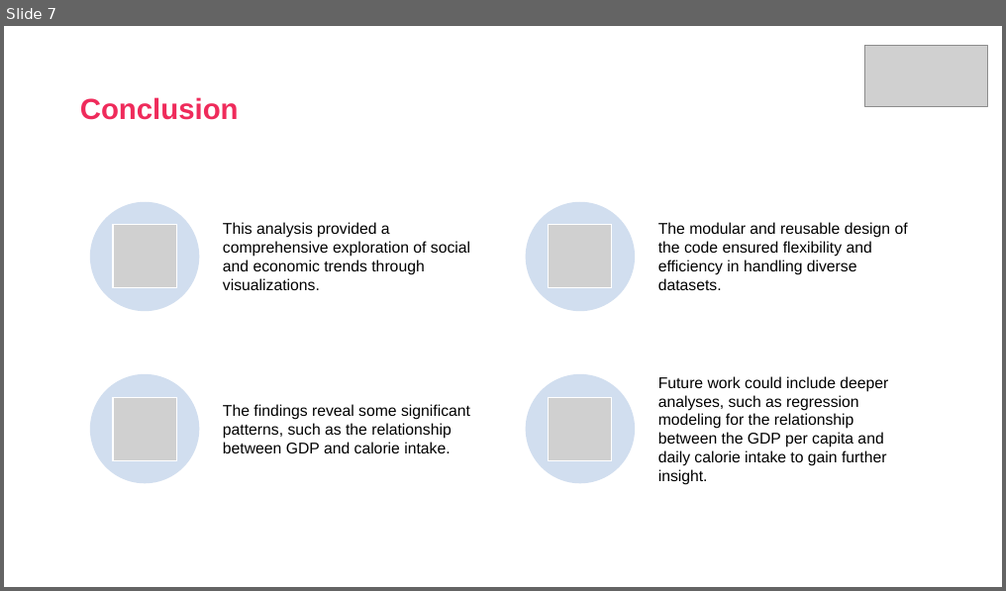
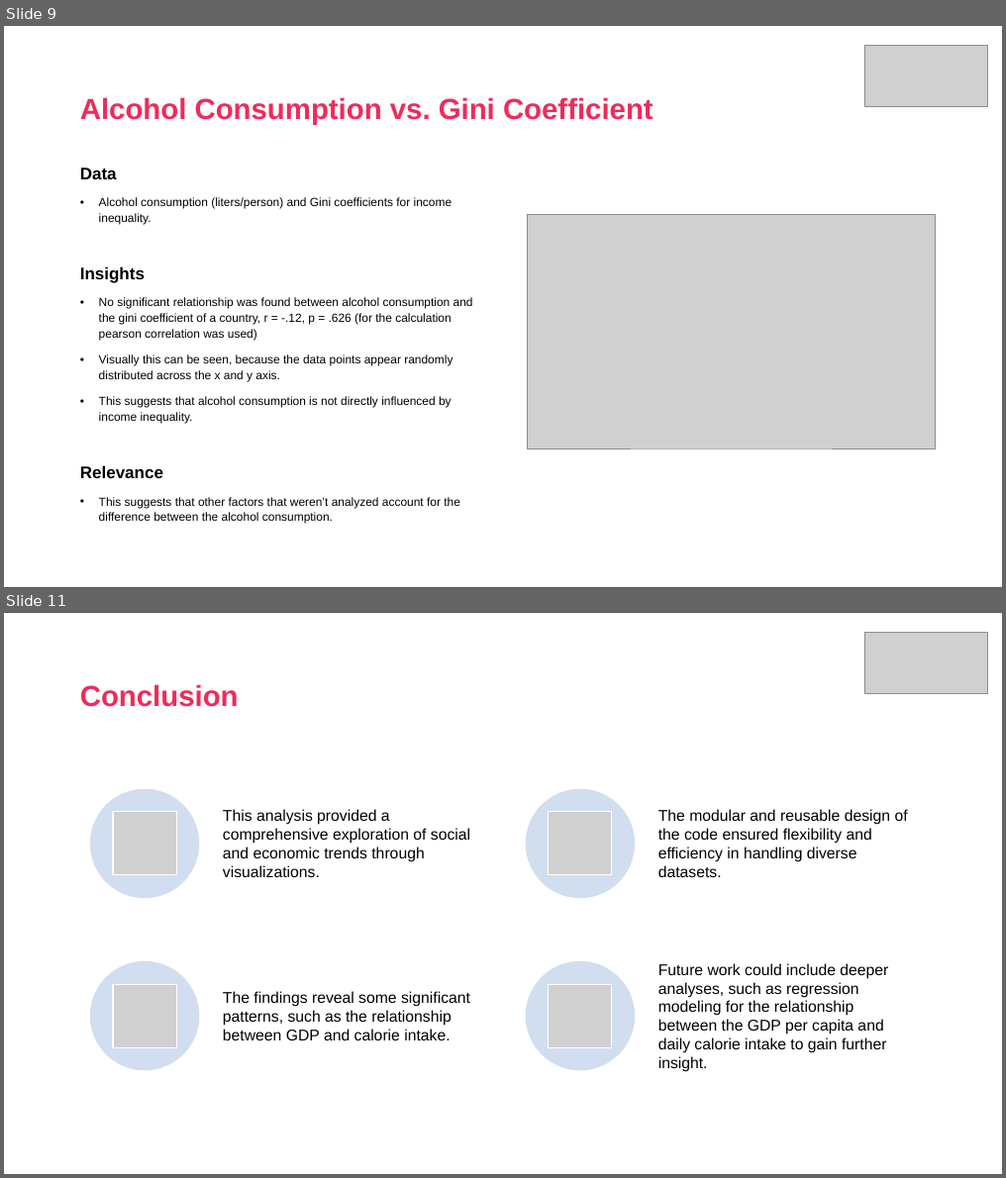
Before and after one commit to DanielSchipfer/assignment2, a slide deck: assignment2_presentation.pptx. Shown one above the other, each under a label of ours: slide 7 before the commit, slides 9 and 11 after it; the slides between them are not shown. The pictures are 1006x591 and 1006x1178 pixels, drawn with LibreOffice and Linux fonts; fonts in the diff are those of the drawing; grey boxes stand for pictures. Boxes give left, top, right and bottom in pixels: in the first picture for what was removed or moved away, otherwise in the second. Text is boxed around its words. In the diff, an @@ line names an element or a change of style, - is before the commit and + after.

```diff
--- a/assignment2_presentation.pptx
+++ b/assignment2_presentation.pptx
@@ slide 9 added at box(4, 26, 1002, 587), background #FFFFFF @@
@@ picture added at box(864, 45, 987, 106) @@
@@ title added at box(80, 97, 653, 125), 28 pt, text #EF2B5B, bold @@
+Alcohol Consumption vs. Gini Coefficient
@@ text added at box(80, 168, 473, 524), 11.4 pt, text #000000 @@
+Data
+• Alcohol consumption (liters/person) and Gini coefficients for income inequality.
+Insights
+• No significant relationship was found between alcohol consumption and the gini coefficient of a country, r = -.12, p = .626 (for the calculation pearson correlation was used)
+• Visually this can be seen, because the data points appear randomly distributed across the x and y axis.
+• This suggests that alcohol consumption is not directly influenced by income inequality.
+Relevance
+• This suggests that other factors that weren’t analyzed account for the difference between the alcohol consumption.
@@ picture added at box(528, 215, 936, 449) @@
@@ what was slide 7 is now slide 11 @@
```
Also in this commit, not shown: 1 slide changed, 5 other slides added, 2 slides removed.
